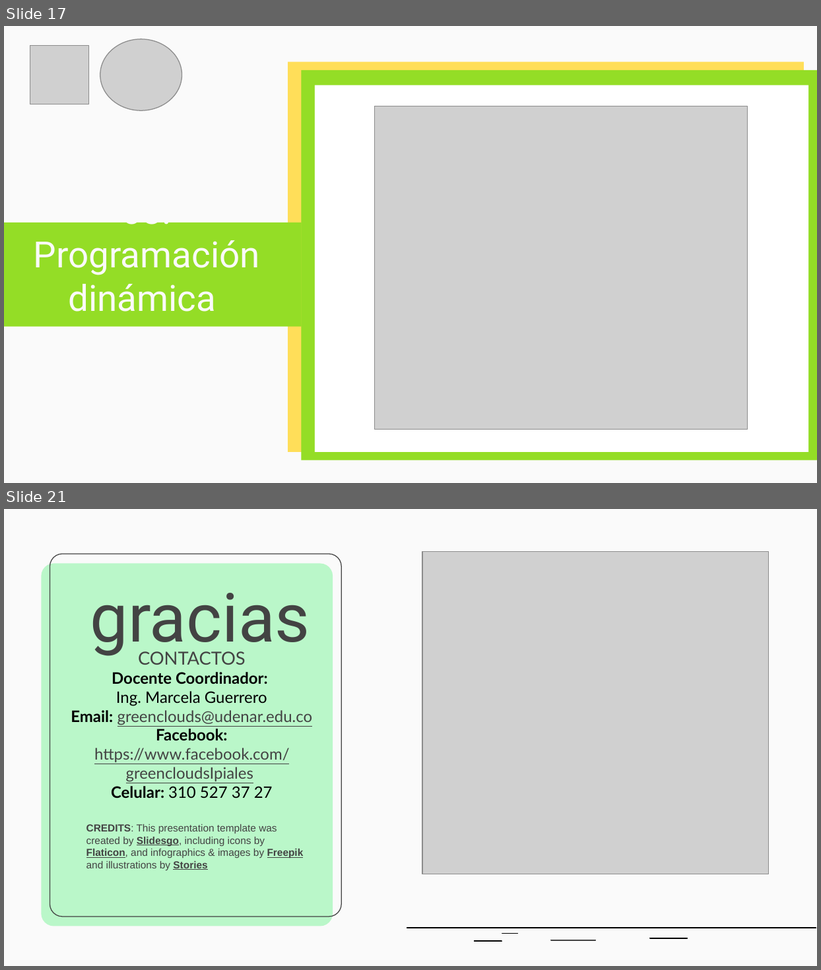
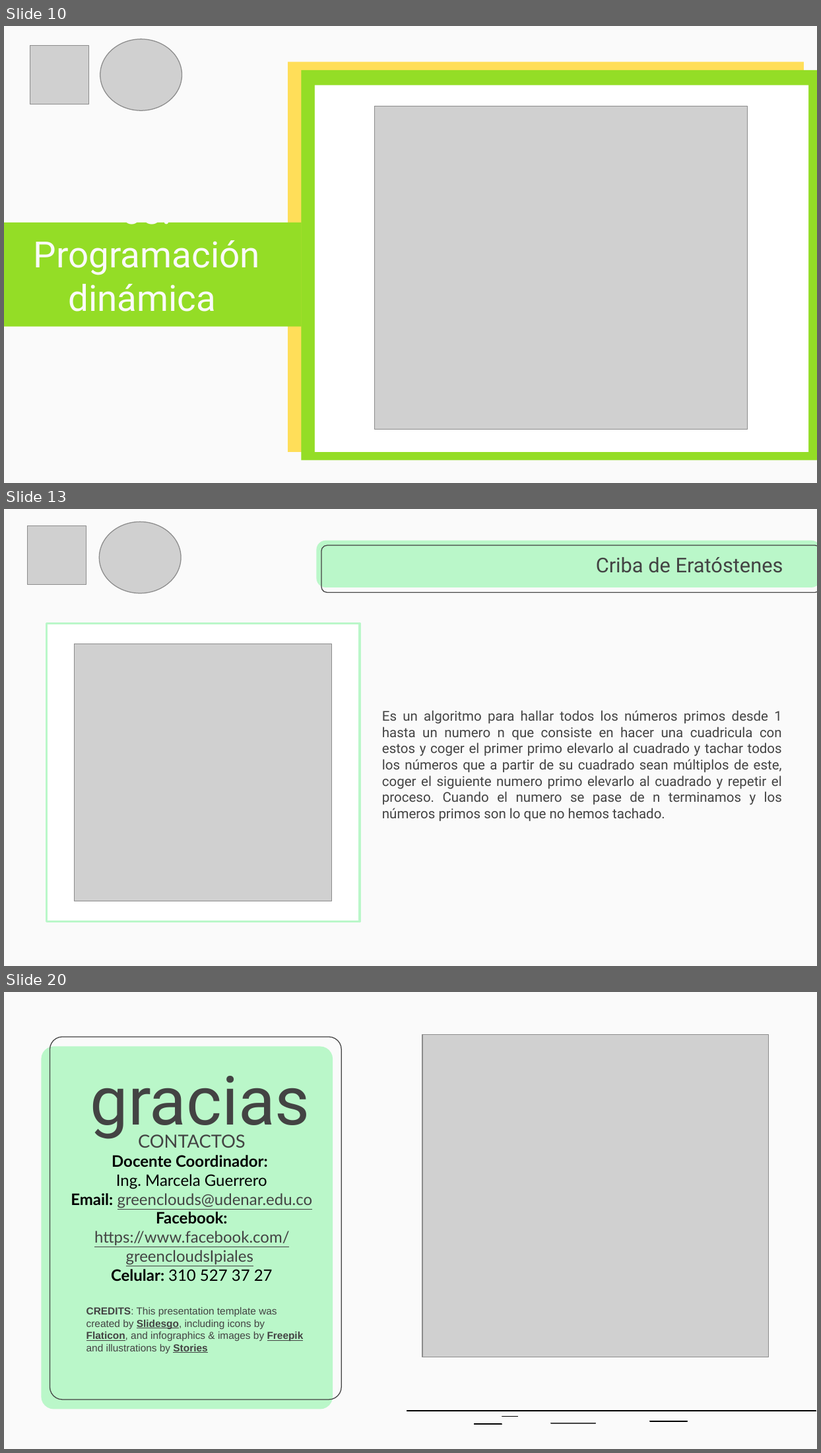
Before and after one commit to cangothic/CursoDePrgramacionCompetitiva, a slide deck: clase 4/Capacitación Maratones.pptx. Shown one above the other, each under a label of ours: slides 17 and 21 before the commit, slides 10, 13 and 20 after it; the slides between them are not shown. The pictures are 821x970 and 821x1453 pixels, drawn with LibreOffice and Linux fonts; fonts in the diff are those of the drawing; grey boxes stand for pictures. Boxes give left, top, right and bottom in pixels: in the first picture for what was removed or moved away, otherwise in the second. Text is boxed around its words. In the diff, an @@ line names an element or a change of style, - is before the commit and + after.

```diff
--- a/clase 4/Capacitación Maratones.pptx
+++ b/clase 4/Capacitación Maratones.pptx
@@ slide 13 added at (x1=4, y1=509, x2=817, y2=966), background #FAFAFA @@
@@ picture added at (x1=28, y1=526, x2=86, y2=585) @@
@@ picture added at (x1=99, y1=522, x2=180, y2=593) @@
@@ rounded rectangle added at (x1=316, y1=541, x2=817, y2=588), fill #BAF7C9 @@
@@ rounded rectangle added at (x1=321, y1=545, x2=817, y2=593), outline #434343 0.75 pt @@
@@ title added at (x1=596, y1=557, x2=783, y2=573), 18 pt, text #434343 @@
+Criba de Eratóstenes
@@ rectangle added at (x1=46, y1=624, x2=359, y2=922), fill #FFFFFF, outline #BAF7C9 2 pt @@
@@ picture added at (x1=74, y1=644, x2=331, y2=902) @@
@@ subtitle added at (x1=382, y1=710, x2=782, y2=821), 12 pt, text #434343 @@
+Es un algoritmo para hallar todos los números primos desde 1 hasta un numero n que consiste en hacer una cuadricula con estos y coger el primer primo elevarlo al cuadrado y tachar todos los números que a partir de su cuadrado sean múltiplos de este, coger el siguiente numero primo elevarlo al cuadrado y repetir el proceso. Cuando el numero se pase de n terminamos y los números primos son lo que no hemos tachado.
@@ what was slide 17 is now slide 10 @@
@@ what was slide 21 is now slide 20 @@
```
Also in this commit, not shown: 2 slides changed, 14 other slides added, 16 slides removed.
